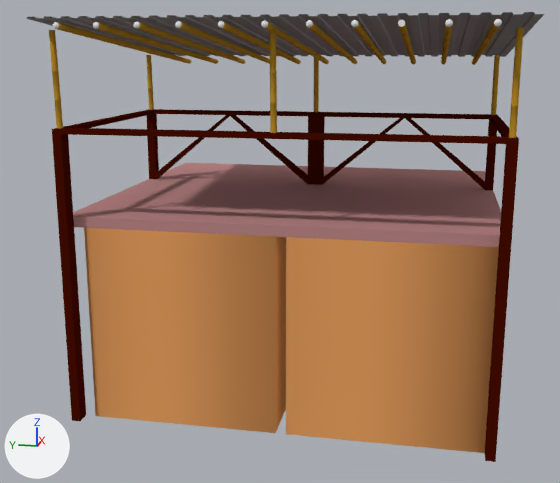
The Blender file Models/Shop/Shop - UV.blend: old version first, new version second.
Camera for both pictures: a 50 mm lens placed at (-11.41, -1.73, 4.52), pointed at (-1.02, 0.34, 1.93). The axes (+X, +Y, +Z) are drawn at lower left. The lights are the same throughout. The same objects are shown in both versions, whatever each file hides.

Objects in the first picture: 'Shop'.
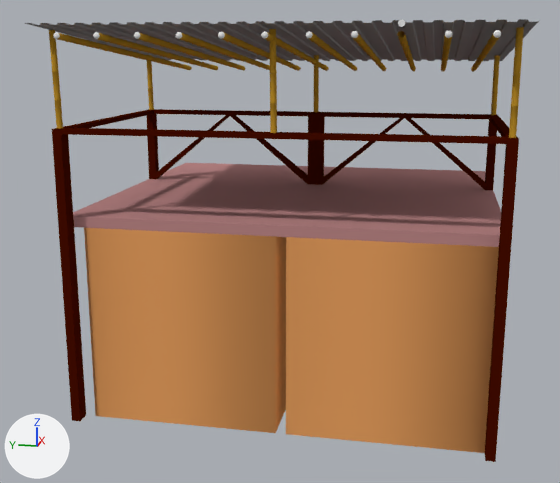
What the commit changed:
me_cube_010 has 7424 vertices, 6993 faces and spans x -2.4..2.76, y -2.7..2.65, z -2.96..1.93.
me_cube_010 is used by ob_shop; location (-1.0, 0.01, 2.96).
me_cube_010 part 1: the loose piece of 218 vertices spanning x -2.39..1.87, y -2.7..2.65, z 1.49..1.93 is multiplied about its middle by the matrix ((0.981, 0.0, -0.196), (0.0, -1.0, 0.0), (-0.196, 0.0, -0.981)), then moved by (0.0, 0.04, -0.07).
me_cube_010 part 2: the loose piece of 528 vertices spanning x -2.4..2.27, y -2.31..-2.22, z 1.36..1.87 is moved by (0.0, 0.0, -0.11).
me_cube_010 part 3: the loose piece of 528 vertices spanning x -2.4..2.27, y -1.86..-1.76, z 1.36..1.87 is moved by (0.0, 0.0, -0.11).
me_cube_010 part 4: the loose piece of 528 vertices spanning x -2.4..2.27, y -0.94..-0.85, z 1.36..1.87 is moved by (0.0, 0.0, -0.11).
me_cube_010 part 5: the loose piece of 528 vertices spanning x -2.4..2.27, y -0.48..-0.39, z 1.36..1.87 is moved by (0.0, 0.0, -0.11).
me_cube_010 part 6: the loose piece of 528 vertices spanning x -2.4..2.27, y -0.02..0.07, z 1.36..1.87 is moved by (0.0, 0.0, -0.11).
me_cube_010 part 7: the loose piece of 528 vertices spanning x -2.4..2.27, y 0.44..0.53, z 1.36..1.87 is moved by (0.0, 0.0, -0.11).
me_cube_010 part 8: the loose piece of 528 vertices spanning x -2.4..2.27, y 0.89..0.99, z 1.36..1.87 is moved by (0.0, 0.0, -0.11).
me_cube_010 part 9: the loose piece of 528 vertices spanning x -2.4..2.27, y 1.35..1.44, z 1.36..1.87 is moved by (0.0, 0.0, -0.11).
me_cube_010 part 10: the loose piece of 528 vertices spanning x -2.4..2.27, y 1.81..1.9, z 1.36..1.87 is moved by (0.0, 0.0, -0.11).
me_cube_010 part 11: the loose piece of 528 vertices spanning x -2.4..2.27, y 2.27..2.36, z 1.36..1.87 is moved by (0.0, 0.0, -0.11).
me_cube_010 part 12: the loose piece of 528 vertices spanning x -2.4..2.27, y -1.4..-1.31, z 1.36..1.87 is moved by (0.0, 0.0, -0.11).

Where the change shows, as pixel boxes (x1, y1, x2, y2) in the pictures (560 x 483 px; the box of a moved part takes in the faces that stretch with it):
'Shop', reshaped: before (26, 12, 544, 462); after (25, 19, 539, 462)
part 1 of me_cube_010, moved or reshaped: before (26, 12, 544, 57); after (25, 19, 539, 61)
part 2 of me_cube_010, moved or reshaped: before (471, 19, 502, 65); after (471, 30, 501, 72)
part 3 of me_cube_010, moved or reshaped: before (441, 19, 453, 65); after (441, 30, 452, 72)
part 4 of me_cube_010, moved or reshaped: before (351, 20, 386, 64); after (351, 31, 386, 71)
part 5 of me_cube_010, moved or reshaped: before (306, 20, 357, 64); after (306, 31, 357, 71)
part 6 of me_cube_010, moved or reshaped: before (261, 21, 329, 64); after (261, 31, 329, 71)
part 7 of me_cube_010, moved or reshaped: before (218, 21, 301, 64); after (218, 32, 301, 71)
part 8 of me_cube_010, moved or reshaped: before (175, 21, 270, 64); after (176, 32, 270, 70)
part 9 of me_cube_010, moved or reshaped: before (133, 22, 245, 64); after (134, 32, 245, 71)
part 10 of me_cube_010, moved or reshaped: before (93, 22, 218, 64); after (93, 32, 218, 70)
part 11 of me_cube_010, moved or reshaped: before (53, 22, 191, 64); after (53, 32, 192, 70)
part 12 of me_cube_010, moved or reshaped: before (399, 24, 416, 64); after (397, 31, 416, 71)
